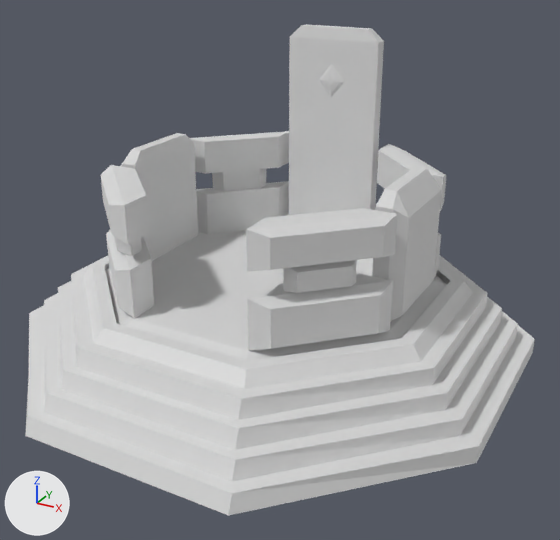
A saved change to the Blender file Assets/Models/hub.blend.
Both versions are drawn from a 50 mm lens placed at (7.41, -13.19, 6.94), pointed at (0.41, -0.46, 0.58). Arrows for +X, +Y and +Z are at lower left; the lights stay in place.

Objects in the first picture: 'Cube', 'hub'.
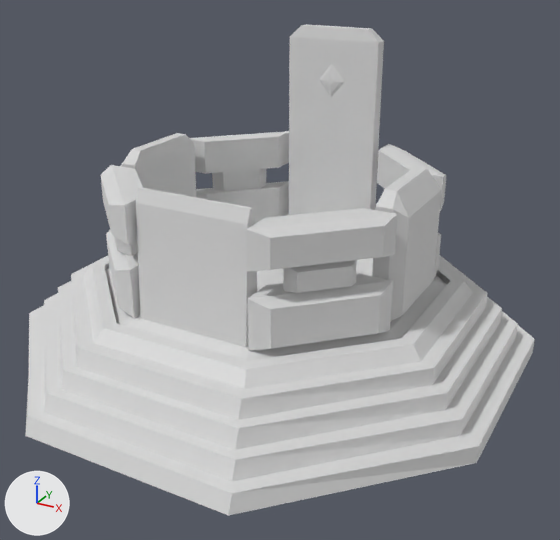
Changed parts and their boxes [x1, y1, x2, y2] in the pictures (560 x 540 px):
part 1 of me_cube, built on
    before: [135, 306, 248, 351]
    after: [135, 187, 258, 351]

The edits, one by one:
me_cube is used by ob_hub; location (0.0, 0.18, 1.08).
me_cube had 260 vertices, 261 faces and spanned x -3.44..3.44, y -3.62..3.26, z -2.33..3.92.
me_cube now has 272 vertices, 273 faces and spans x -3.44..3.44, y -3.62..3.26, z -2.33..3.92.
Part 1, on me_cube:
1 face is deleted.
6 vertices are added at (-1.16, -2.76, -0.83), (-1.16, -3.23, -0.83), (-1.16, -2.87, 1.42), (-1.16, -3.11, 1.42), (-1.16, -2.96, 1.67), (-1.16, -3.02, 1.67).
6 new vertices lie (2.32, 0.0, 0.0) away from vertices in x -1.16, y -3.23..-2.76, z -0.83..1.67.
13 new faces join them.
